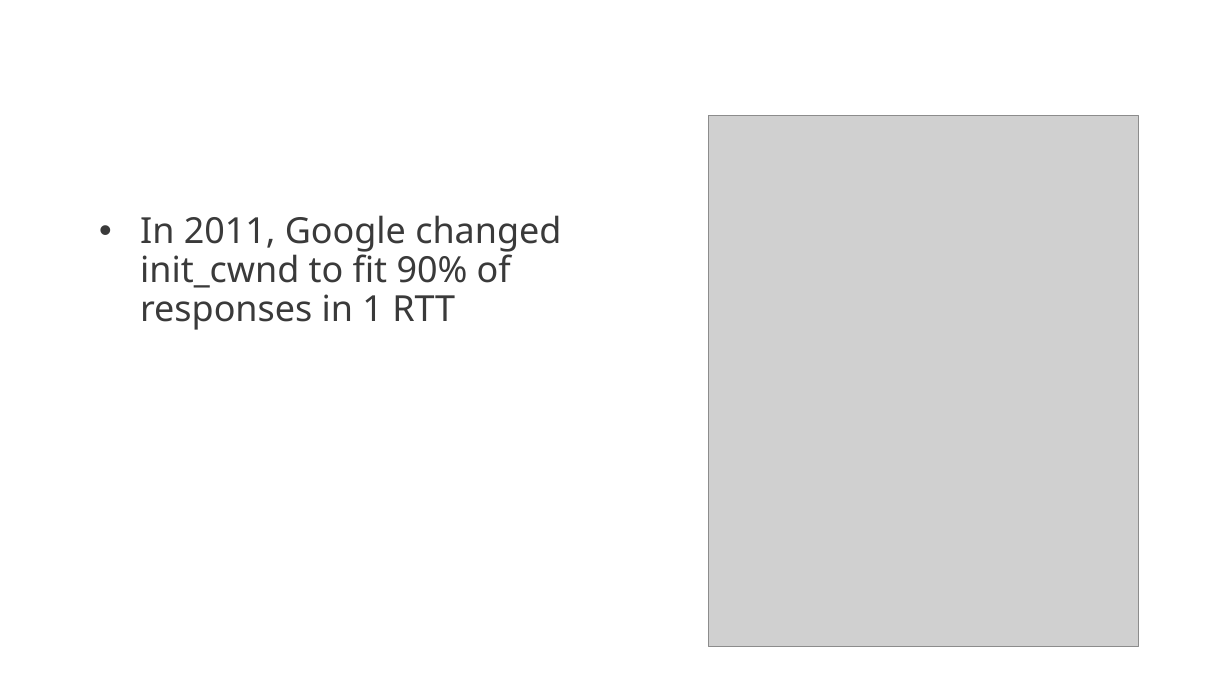
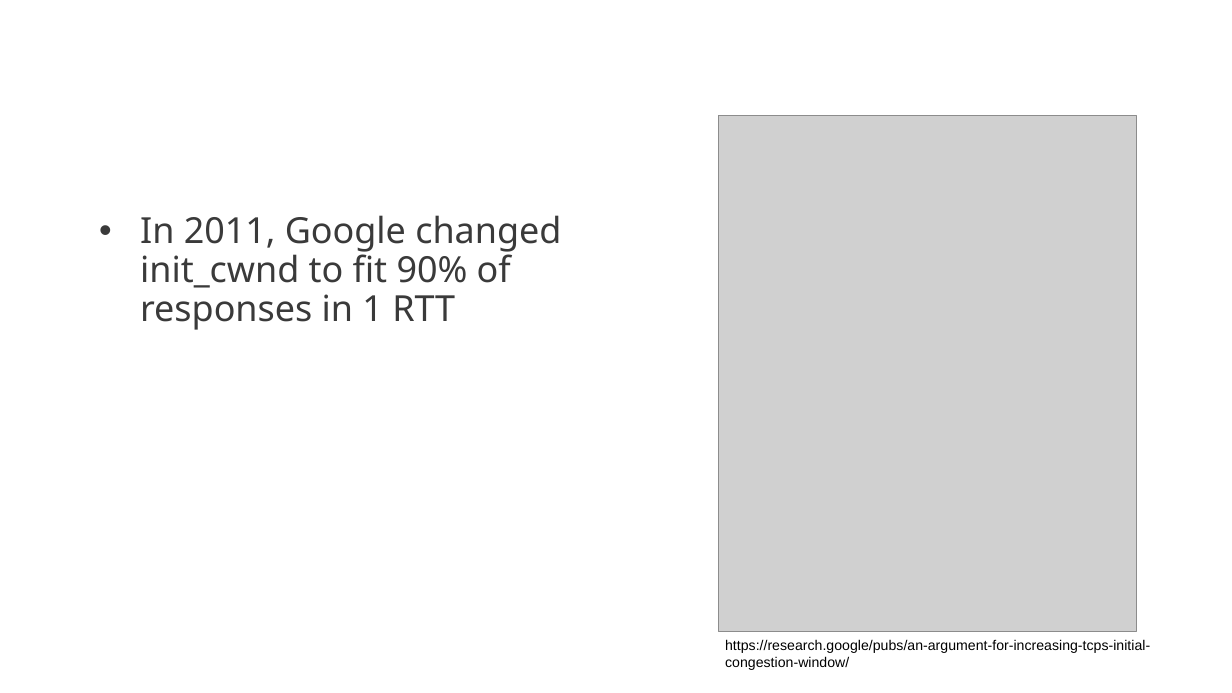
Before and after one commit to je-clark/sf24_eu_server_optimization, a slide deck: slide 26 of PacketGuidedOptimization_Sharkfest2024_EU_JClark.pptx. Drawn at 1232x693 pixels with LibreOffice and Linux fonts; fonts in the diff are those of the drawing; grey boxes stand for pictures; background and template pictures are left out. Boxes give left, top, right and bottom in pixels: in the first picture for what was removed or moved away, otherwise in the second. Text is boxed around its words. In the diff, an @@ line names an element or a change of style, - is before the commit and + after.

Commit message:
minor ppt changes

```diff
--- a/PacketGuidedOptimization_Sharkfest2024_EU_JClark.pptx
+++ b/PacketGuidedOptimization_Sharkfest2024_EU_JClark.pptx
@@ picture: place and size @@
-picture at [709, 116, 1140, 647]
+picture at [719, 116, 1137, 631]
@@ text added at [725, 639, 1150, 670], 11 pt, text #000000 @@
+https://research.google/pubs/an-argument-for-increasing-tcps-initial-congestion-window/
```
Also in this commit, not shown: 3 other slides changed.
